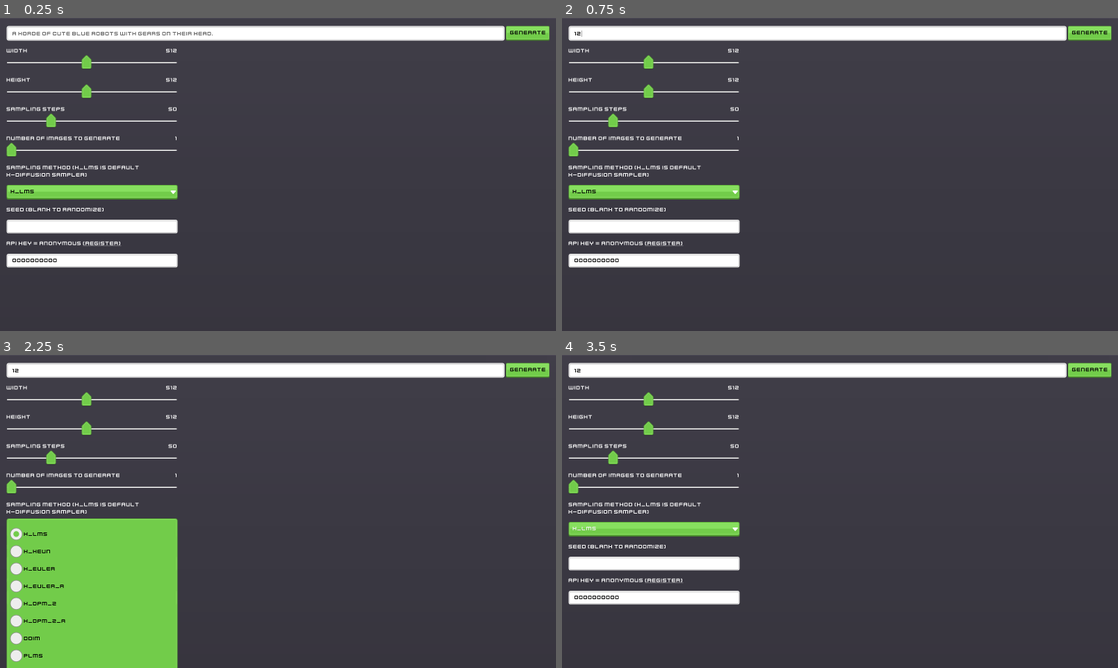
Above: before the commit, frames 1-4 (two rows, left to right).
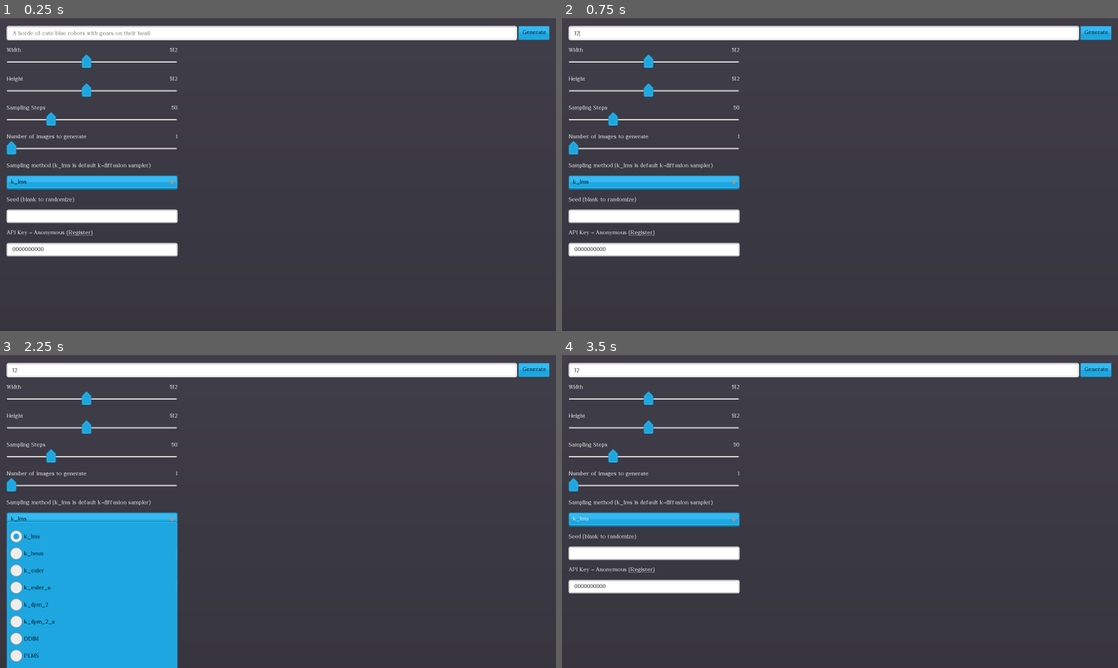
Above: after the commit, the same moments.

Repository: Haidra-Org/Lucid-Creations
Game: Godot game, scene res://StableHordeClient.tscn
The game is run twice, just before and just after one commit, with the same random seed, the same clock (stepped at 60 frames per second) and the same inputs.
Inputs (mouse positions are in pixels of both pictures, inside the frame that each line leads up to):
- Up to frame 1 (0.25 s): no input
- Up to frame 2 (0.75 s): click (817, 33) at 0.52 s; type "12" at 0.6 s
- Up to frame 3 (2.25 s): click "Generate" at 1.25 s; click "k_lms" at 2 s
- Up to frame 4 (3.5 s): click "Generate" at 2.75 s

The runs differ from the first frame. In frame 1, 11% of the frame differs, in the area x 1-99%, y 2-80%; in frame 2, 10%; in frame 3, 18%, in the area x 1-99%, y 2-100%; in frame 4, 10%.
Error in both runs: Invalid operands 'String' and 'Nil' in operator '+'. (res://addons/stable_horde_client/stable_horde_client.gd:80)

Commit message:
alternative fonts

Diff:
--- a/StableHordeClient.tscn
+++ b/StableHordeClient.tscn
@@ -2,12 +2,13 @@
 
 [ext_resource path="res://StableHordeClient.gd" type="Script" id=1]
 [ext_resource path="res://addons/stable_horde_client/stable_horde_client.gd" type="Script" id=2]
-[ext_resource path="res://theme/kenneyUI-green.tres" type="Theme" id=4]
+[ext_resource path="res://theme/kenneyUI-blue.tres" type="Theme" id=3]
 [ext_resource path="res://ConfigSlider.tscn" type="PackedScene" id=5]
 
 [node name="TabContainer" type="TabContainer"]
 anchor_right = 1.0
 anchor_bottom = 1.0
+theme = ExtResource( 3 )
 tabs_visible = false
 script = ExtResource( 1 )
 
@@ -32,29 +33,28 @@
 margin_top = 15.0
 margin_right = 1577.0
 margin_bottom = 873.0
-theme = ExtResource( 4 )
 custom_constants/separation = 20
 
 [node name="Generate" type="HBoxContainer" parent="MC/VBoxContainer"]
 margin_right = 1562.0
-margin_bottom = 42.0
+margin_bottom = 41.0
 
 [node name="PromptLine" type="LineEdit" parent="MC/VBoxContainer/Generate"]
 unique_name_in_owner = true
-margin_right = 1433.0
-margin_bottom = 42.0
+margin_right = 1469.0
+margin_bottom = 41.0
 size_flags_horizontal = 3
 placeholder_text = "A horde of cute blue robots with gears on their head."
 
 [node name="GenerateButton" type="Button" parent="MC/VBoxContainer/Generate"]
 unique_name_in_owner = true
-margin_left = 1437.0
+margin_left = 1473.0
 margin_right = 1562.32
-margin_bottom = 42.251
+margin_bottom = 41.251
 text = "Generate"
 
 [node name="MainArea" type="HBoxContainer" parent="MC/VBoxContainer"]
-margin_top = 62.0
+margin_top = 61.0
 margin_right = 1562.0
 margin_bottom = 858.0
 size_flags_horizontal = 3
@@ -63,70 +63,70 @@
 
 [node name="ControlsLeft" type="VBoxContainer" parent="MC/VBoxContainer/MainArea"]
 margin_right = 342.0
-margin_bottom = 796.0
+margin_bottom = 797.0
 size_flags_horizontal = 3
 custom_constants/separation = 20
 
 [node name="Width" parent="MC/VBoxContainer/MainArea/ControlsLeft" instance=ExtResource( 5 )]
 unique_name_in_owner = true
 margin_right = 342.0
-margin_bottom = 64.0
+margin_bottom = 63.0
 config_setting = "width"
 
 [node name="Height" parent="MC/VBoxContainer/MainArea/ControlsLeft" instance=ExtResource( 5 )]
 unique_name_in_owner = true
-margin_top = 84.0
+margin_top = 83.0
 margin_right = 342.0
-margin_bottom = 148.0
+margin_bottom = 146.0
 config_setting = "height"
 
 [node name="ConfigSlider" parent="MC/VBoxContainer/MainArea/ControlsLeft" instance=ExtResource( 5 )]
 unique_name_in_owner = true
-margin_top = 168.0
+margin_top = 166.0
 margin_right = 342.0
-margin_bottom = 232.0
+margin_bottom = 229.0
 config_setting = "steps"
 
 [node name="Amount" parent="MC/VBoxContainer/MainArea/ControlsLeft" instance=ExtResource( 5 )]
 unique_name_in_owner = true
-margin_top = 252.0
+margin_top = 249.0
 margin_right = 342.0
-margin_bottom = 316.0
+margin_bottom = 312.0
 
 [node name="SamplerMethodLabel" type="Label" parent="MC/VBoxContainer/MainArea/ControlsLeft"]
-margin_top = 336.0
+margin_top = 332.0
 margin_right = 342.0
-margin_bottom = 375.0
+margin_bottom = 369.0
 text = "Sampling method (k_lms is default k-diffusion sampler)"
 autowrap = true
 
 [node name="SamplerMethod" type="OptionButton" parent="MC/VBoxContainer/MainArea/ControlsLeft"]
 unique_name_in_owner = true
-margin_top = 395.0
+margin_top = 389.0
 margin_right = 342.0
-margin_bottom = 437.251
+margin_bottom = 430.251
 text = "k_lms"
 items = [ "k_lms", null, false, 0, null, "k_heun", null, false, 1, null, "k_euler", null, false, 2, null, "k_euler_a", null, false, 3, null, "k_dpm_2", null, false, 4, null, "k_dpm_2_a", null, false, 5, null, "DDIM", null, false, 6, null, "PLMS", null, false, 7, null ]
 selected = 0
 
 [node name="SeedLabel" type="Label" parent="MC/VBoxContainer/MainArea/ControlsLeft"]
-margin_top = 457.0
+margin_top = 450.0
 margin_right = 342.0
-margin_bottom = 475.0
+margin_bottom = 467.0
 text = "Seed (blank to randomize)"
 autowrap = true
 
 [node name="Seed" type="LineEdit" parent="MC/VBoxContainer/MainArea/ControlsLeft"]
 unique_name_in_owner = true
-margin_top = 495.0
+margin_top = 487.0
 margin_right = 342.0
-margin_bottom = 534.434
+margin_bottom = 525.434
 
 [node name="APIKeyLabel" type="RichTextLabel" parent="MC/VBoxContainer/MainArea/ControlsLeft"]
 unique_name_in_owner = true
-margin_top = 554.0
+margin_top = 545.0
 margin_right = 342.0
-margin_bottom = 573.0
+margin_bottom = 563.0
 bbcode_enabled = true
 bbcode_text = "API Key [url=register](Register)[/url]"
 text = "API Key (Register)"
@@ -134,21 +134,21 @@
 
 [node name="APIKey" type="LineEdit" parent="MC/VBoxContainer/MainArea/ControlsLeft"]
 unique_name_in_owner = true
-margin_top = 593.0
+margin_top = 583.0
 margin_right = 342.0
-margin_bottom = 632.434
+margin_bottom = 621.434
 
 [node name="Display" type="VBoxContainer" parent="MC/VBoxContainer/MainArea"]
 unique_name_in_owner = true
 margin_left = 362.0
 margin_right = 1562.0
-margin_bottom = 796.0
+margin_bottom = 797.0
 rect_min_size = Vector2( 1200, 0 )
 
 [node name="Grid" type="GridContainer" parent="MC/VBoxContainer/MainArea/Display"]
 unique_name_in_owner = true
 margin_right = 1200.0
-margin_bottom = 796.0
+margin_bottom = 797.0
 size_flags_horizontal = 3
 size_flags_vertical = 3
 
--- a/theme/kenneyUI-blue.tres
+++ b/theme/kenneyUI-blue.tres
@@ -1,7 +1,7 @@
 [gd_resource type="Theme" load_steps=34 format=2]
 
 [ext_resource path="res://theme/UIpack_vector.svg" type="Texture" id=1]
-[ext_resource path="res://theme/kenvector_future.ttf" type="DynamicFontData" id=2]
+[ext_resource path="res://theme/alvarado/AlvaradoVar.ttf" type="DynamicFontData" id=2]
 
 [sub_resource type="DynamicFont" id=31]
 use_mipmaps = true
--- a/theme/kenneyUI-green.tres
+++ b/theme/kenneyUI-green.tres
@@ -1,7 +1,7 @@
 [gd_resource type="Theme" load_steps=34 format=2]
 
 [ext_resource path="res://theme/UIpack_vector.svg" type="Texture" id=1]
-[ext_resource path="res://theme/kenvector_future.ttf" type="DynamicFontData" id=2]
+[ext_resource path="res://theme/DT_nightingale/DTNightingale-Light.ttf" type="DynamicFontData" id=2]
 
 [sub_resource type="DynamicFont" id=31]
 use_mipmaps = true
--- a/theme/kenneyUI-red.tres
+++ b/theme/kenneyUI-red.tres
@@ -1,7 +1,12 @@
 [gd_resource type="Theme" load_steps=34 format=2]
 
-[ext_resource path="UIpack_vector.svg" type="Texture" id=1]
-[ext_resource path="kenvector_future.ttf" type="DynamicFontData" id=2]
+[ext_resource path="res://theme/UIpack_vector.svg" type="Texture" id=1]
+[ext_resource path="res://theme/gantari/Gantari[wght].ttf" type="DynamicFontData" id=2]
+
+[sub_resource type="DynamicFont" id=31]
+use_mipmaps = true
+use_filter = true
+font_data = ExtResource( 2 )
 
 [sub_resource type="StyleBoxTexture" id=1]
 texture = ExtResource( 1 )
@@ -173,11 +178,6 @@
 texture = ExtResource( 1 )
 region_rect = Rect2( 1051, 317, 4, 100 )
 
-[sub_resource type="DynamicFont" id=31]
-use_mipmaps = true
-use_filter = true
-font_data = ExtResource( 2 )
-
 [resource]
 default_font = SubResource( 31 )
 Button/colors/font_color = Color( 0, 0, 0, 1 )
@@ -185,7 +185,7 @@
 Button/colors/font_color_hover = Color( 0.34902, 0.34902, 0.34902, 1 )
 Button/colors/font_color_pressed = Color( 0.388235, 0.388235, 0.388235, 1 )
 Button/constants/hseparation = 2
-Button/fonts/font = null
+Button/fonts/font = SubResource( 31 )
 Button/styles/disabled = SubResource( 1 )
 Button/styles/focus = SubResource( 2 )
 Button/styles/hover = SubResource( 3 )
@@ -198,7 +198,7 @@
 CheckBox/colors/font_color_pressed = Color( 0.388235, 0.388235, 0.388235, 1 )
 CheckBox/constants/check_vadjust = 0
 CheckBox/constants/hseparation = 4
-CheckBox/fonts/font = null
+CheckBox/fonts/font = SubResource( 31 )
 CheckBox/icons/checked = SubResource( 6 )
 CheckBox/icons/radio_checked = SubResource( 7 )
 CheckBox/icons/radio_unchecked = SubResource( 8 )
@@ -216,7 +216,7 @@
 CheckButton/colors/font_color_pressed = Color( 0.388235, 0.388235, 0.388235, 1 )
 CheckButton/constants/check_vadjust = 0
 CheckButton/constants/hseparation = 4
-CheckButton/fonts/font = null
+CheckButton/fonts/font = SubResource( 31 )
 CheckButton/icons/off = SubResource( 14 )
 CheckButton/icons/off_disabled = SubResource( 14 )
 CheckButton/icons/on = SubResource( 15 )
@@ -242,7 +242,7 @@
 LineEdit/colors/font_color_uneditable = Color( 0.88, 0.88, 0.88, 0.5 )
 LineEdit/colors/selection_color = Color( 0.909804, 0.415686, 0.0901961, 1 )
 LineEdit/constants/minimum_spaces = 12
-LineEdit/fonts/font = null
+LineEdit/fonts/font = SubResource( 31 )
 LineEdit/icons/clear = null
 LineEdit/styles/focus = SubResource( 18 )
 LineEdit/styles/normal = SubResource( 19 )
@@ -253,7 +253,7 @@
 OptionButton/colors/font_color_pressed = Color( 0, 0, 0, 1 )
 OptionButton/constants/arrow_margin = 2
 OptionButton/constants/hseparation = 2
-OptionButton/fonts/font = null
+OptionButton/fonts/font = SubResource( 31 )
 OptionButton/icons/arrow = SubResource( 20 )
 OptionButton/styles/disabled = null
 OptionButton/styles/focus = null
@@ -267,7 +267,7 @@
 PopupMenu/colors/font_color_hover = Color( 0.388235, 0.388235, 0.388235, 1 )
 PopupMenu/constants/hseparation = 4
 PopupMenu/constants/vseparation = 32
-PopupMenu/fonts/font = null
+PopupMenu/fonts/font = SubResource( 31 )
 PopupMenu/icons/checked = SubResource( 22 )
 PopupMenu/icons/radio_checked = SubResource( 23 )
 PopupMenu/icons/radio_unchecked = SubResource( 24 )
@@ -309,7 +309,7 @@
 TextEdit/constants/completion_max_width = 50
 TextEdit/constants/completion_scroll_width = 3
 TextEdit/constants/line_spacing = 4
-TextEdit/fonts/font = null
+TextEdit/fonts/font = SubResource( 31 )
 TextEdit/icons/fold = null
 TextEdit/icons/folded = null
 TextEdit/icons/space = null
--- a/theme/kenneyUI-yellow.tres
+++ b/theme/kenneyUI-yellow.tres
@@ -1,7 +1,12 @@
 [gd_resource type="Theme" load_steps=34 format=2]
 
-[ext_resource path="UIpack_vector.svg" type="Texture" id=1]
-[ext_resource path="kenvector_future.ttf" type="DynamicFontData" id=2]
+[ext_resource path="res://theme/UIpack_vector.svg" type="Texture" id=1]
+[ext_resource path="res://theme/claris_sans/clarissans.ttf" type="DynamicFontData" id=2]
+
+[sub_resource type="DynamicFont" id=31]
+use_mipmaps = true
+use_filter = true
+font_data = ExtResource( 2 )
 
 [sub_resource type="StyleBoxTexture" id=1]
 texture = ExtResource( 1 )
@@ -173,11 +178,6 @@
 texture = ExtResource( 1 )
 region_rect = Rect2( 1051, 317, 4, 100 )
 
-[sub_resource type="DynamicFont" id=31]
-use_mipmaps = true
-use_filter = true
-font_data = ExtResource( 2 )
-
 [resource]
 default_font = SubResource( 31 )
 Button/colors/font_color = Color( 0, 0, 0, 1 )
@@ -185,7 +185,7 @@
 Button/colors/font_color_hover = Color( 0.34902, 0.34902, 0.34902, 1 )
 Button/colors/font_color_pressed = Color( 0.388235, 0.388235, 0.388235, 1 )
 Button/constants/hseparation = 2
-Button/fonts/font = null
+Button/fonts/font = SubResource( 31 )
 Button/styles/disabled = SubResource( 1 )
 Button/styles/focus = SubResource( 2 )
 Button/styles/hover = SubResource( 3 )
@@ -198,7 +198,7 @@
 CheckBox/colors/font_color_pressed = Color( 0.388235, 0.388235, 0.388235, 1 )
 CheckBox/constants/check_vadjust = 0
 CheckBox/constants/hseparation = 4
-CheckBox/fonts/font = null
+CheckBox/fonts/font = SubResource( 31 )
 CheckBox/icons/checked = SubResource( 6 )
 CheckBox/icons/radio_checked = SubResource( 7 )
 CheckBox/icons/radio_unchecked = SubResource( 8 )
@@ -216,7 +216,7 @@
 CheckButton/colors/font_color_pressed = Color( 0.388235, 0.388235, 0.388235, 1 )
 CheckButton/constants/check_vadjust = 0
 CheckButton/constants/hseparation = 4
-CheckButton/fonts/font = null
+CheckButton/fonts/font = SubResource( 31 )
 CheckButton/icons/off = SubResource( 14 )
 CheckButton/icons/off_disabled = SubResource( 14 )
 CheckButton/icons/on = SubResource( 15 )
@@ -242,7 +242,7 @@
 LineEdit/colors/font_color_uneditable = Color( 0.88, 0.88, 0.88, 0.5 )
 LineEdit/colors/selection_color = Color( 1, 0.8, 0, 1 )
 LineEdit/constants/minimum_spaces = 12
-LineEdit/fonts/font = null
+LineEdit/fonts/font = SubResource( 31 )
 LineEdit/icons/clear = null
 LineEdit/styles/focus = SubResource( 18 )
 LineEdit/styles/normal = SubResource( 19 )
@@ -253,7 +253,7 @@
 OptionButton/colors/font_color_pressed = Color( 0, 0, 0, 1 )
 OptionButton/constants/arrow_margin = 2
 OptionButton/constants/hseparation = 2
-OptionButton/fonts/font = null
+OptionButton/fonts/font = SubResource( 31 )
 OptionButton/icons/arrow = SubResource( 20 )
 OptionButton/styles/disabled = null
 OptionButton/styles/focus = null
@@ -267,7 +267,7 @@
 PopupMenu/colors/font_color_hover = Color( 0.388235, 0.388235, 0.388235, 1 )
 PopupMenu/constants/hseparation = 4
 PopupMenu/constants/vseparation = 32
-PopupMenu/fonts/font = null
+PopupMenu/fonts/font = SubResource( 31 )
 PopupMenu/icons/checked = SubResource( 22 )
 PopupMenu/icons/radio_checked = SubResource( 23 )
 PopupMenu/icons/radio_unchecked = SubResource( 24 )
@@ -309,7 +309,7 @@
 TextEdit/constants/completion_max_width = 50
 TextEdit/constants/completion_scroll_width = 3
 TextEdit/constants/line_spacing = 4
-TextEdit/fonts/font = null
+TextEdit/fonts/font = SubResource( 31 )
 TextEdit/icons/fold = null
 TextEdit/icons/folded = null
 TextEdit/icons/space = null
--- a/theme/kenneyUI.tres
+++ b/theme/kenneyUI.tres
@@ -1,7 +1,12 @@
 [gd_resource type="Theme" load_steps=34 format=2]
 
-[ext_resource path="UIpack_vector.svg" type="Texture" id=1]
-[ext_resource path="kenvector_future.ttf" type="DynamicFontData" id=2]
+[ext_resource path="res://theme/UIpack_vector.svg" type="Texture" id=1]
+[ext_resource path="res://theme/kenvector_future.ttf" type="DynamicFontData" id=2]
+
+[sub_resource type="DynamicFont" id=23]
+use_mipmaps = true
+use_filter = true
+font_data = ExtResource( 2 )
 
 [sub_resource type="StyleBoxTexture" id=1]
 texture = ExtResource( 1 )
@@ -173,11 +178,6 @@
 texture = ExtResource( 1 )
 region_rect = Rect2( 1051, 317, 4, 100 )
 
-[sub_resource type="DynamicFont" id=23]
-use_mipmaps = true
-use_filter = true
-font_data = ExtResource( 2 )
-
 [resource]
 default_font = SubResource( 23 )
 Button/colors/font_color = Color( 0, 0, 0, 1 )
@@ -185,7 +185,7 @@
 Button/colors/font_color_hover = Color( 0.34902, 0.34902, 0.34902, 1 )
 Button/colors/font_color_pressed = Color( 0.388235, 0.388235, 0.388235, 1 )
 Button/constants/hseparation = 2
-Button/fonts/font = null
+Button/fonts/font = SubResource( 23 )
 Button/styles/disabled = SubResource( 1 )
 Button/styles/focus = SubResource( 2 )
 Button/styles/hover = SubResource( 3 )
@@ -198,7 +198,7 @@
 CheckBox/colors/font_color_pressed = Color( 0.388235, 0.388235, 0.388235, 1 )
 CheckBox/constants/check_vadjust = 0
 CheckBox/constants/hseparation = 4
-CheckBox/fonts/font = null
+CheckBox/fonts/font = SubResource( 23 )
 CheckBox/icons/checked = SubResource( 6 )
 CheckBox/icons/radio_checked = SubResource( 7 )
 CheckBox/icons/radio_unchecked = SubResource( 8 )
@@ -216,7 +216,7 @@
 CheckButton/colors/font_color_pressed = Color( 0.388235, 0.388235, 0.388235, 1 )
 CheckButton/constants/check_vadjust = 0
 CheckButton/constants/hseparation = 4
-CheckButton/fonts/font = null
+CheckButton/fonts/font = SubResource( 23 )
 CheckButton/icons/off = SubResource( 31 )
 CheckButton/icons/off_disabled = SubResource( 31 )
 CheckButton/icons/on = SubResource( 32 )
@@ -242,7 +242,7 @@
 LineEdit/colors/font_color_uneditable = Color( 0.88, 0.88, 0.88, 0.5 )
 LineEdit/colors/selection_color = Color( 0.34902, 0.34902, 0.34902, 1 )
 LineEdit/constants/minimum_spaces = 12
-LineEdit/fonts/font = null
+LineEdit/fonts/font = SubResource( 23 )
 LineEdit/icons/clear = null
 LineEdit/styles/focus = SubResource( 16 )
 LineEdit/styles/normal = SubResource( 17 )
@@ -253,7 +253,7 @@
 OptionButton/colors/font_color_pressed = Color( 0, 0, 0, 1 )
 OptionButton/constants/arrow_margin = 2
 OptionButton/constants/hseparation = 2
-OptionButton/fonts/font = null
+OptionButton/fonts/font = SubResource( 23 )
 OptionButton/icons/arrow = SubResource( 18 )
 OptionButton/styles/disabled = null
 OptionButton/styles/focus = null
@@ -267,7 +267,7 @@
 PopupMenu/colors/font_color_hover = Color( 0.388235, 0.388235, 0.388235, 1 )
 PopupMenu/constants/hseparation = 4
 PopupMenu/constants/vseparation = 32
-PopupMenu/fonts/font = null
+PopupMenu/fonts/font = SubResource( 23 )
 PopupMenu/icons/checked = SubResource( 20 )
 PopupMenu/icons/radio_checked = SubResource( 26 )
 PopupMenu/icons/radio_unchecked = SubResource( 27 )
@@ -309,7 +309,7 @@
 TextEdit/constants/completion_max_width = 50
 TextEdit/constants/completion_scroll_width = 3
 TextEdit/constants/line_spacing = 4
-TextEdit/fonts/font = null
+TextEdit/fonts/font = SubResource( 23 )
 TextEdit/icons/fold = null
 TextEdit/icons/folded = null
 TextEdit/icons/space = null
Not shown, added: theme/DT_nightingale/INFO.txt
Not shown, added: theme/DT_nightingale/LICENSE OFL.txt
Binary file added: theme/alvarado/AlvaradoVar.ttf
Not shown, added: theme/alvarado/OFL.txt
Not shown, added: theme/alvarado/README.txt
Not shown, added: theme/claris_sans/OFL-FAQ.txt
Binary file added: theme/gantari/Gantari[wght].ttf
Not shown, added: theme/gantari/OFL.txt
Not shown, added: theme/gantari/README.md
